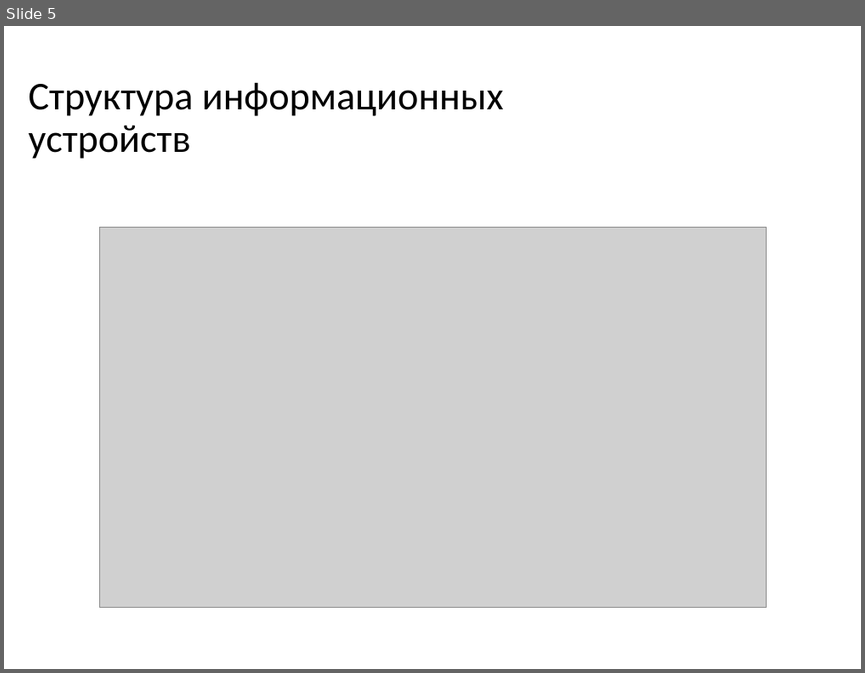
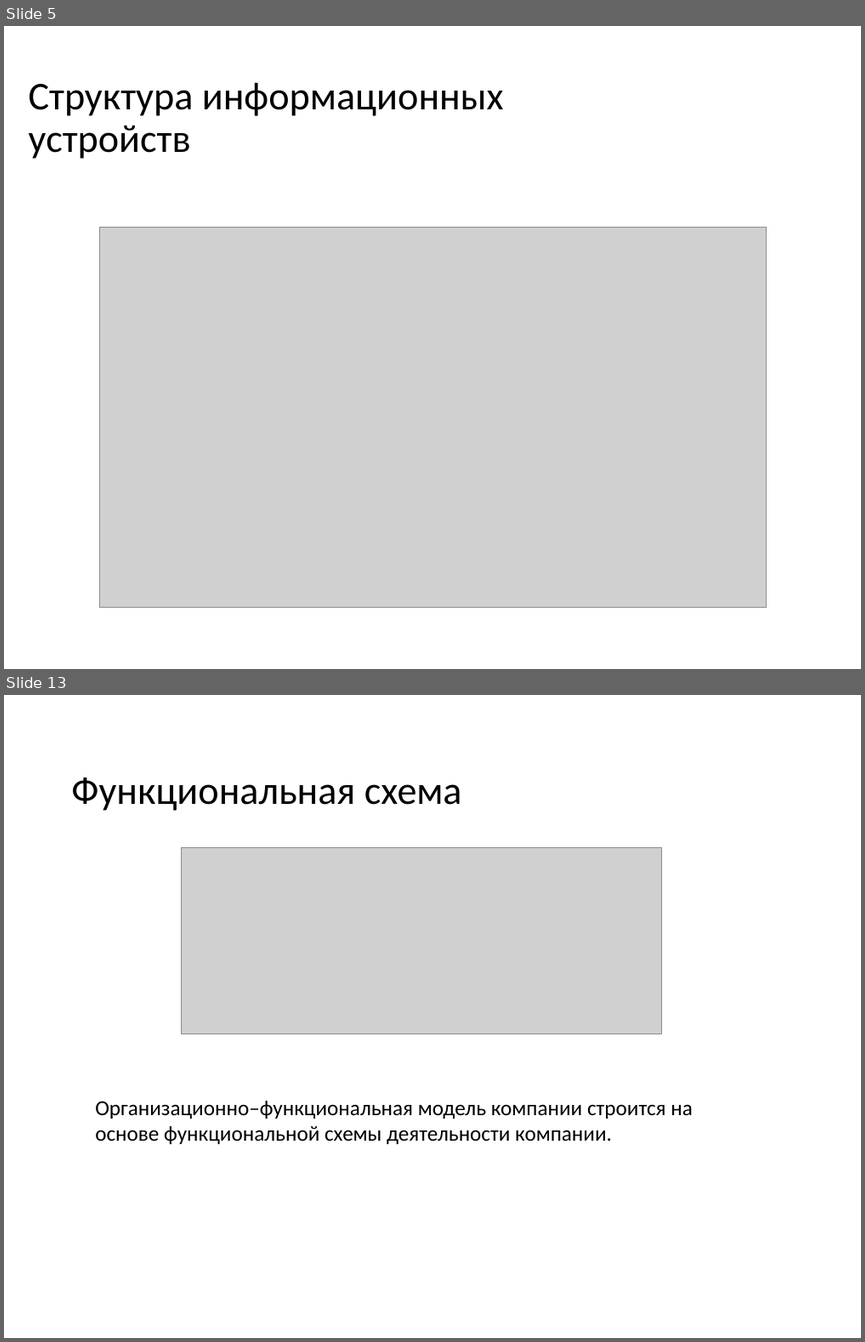
Before and after one commit to dimamatrusmat/domaxadlamena, a slide deck: Презентации/Обобщающая презентация.pptm. Shown one above the other, each under a label of ours: slide 5 before the commit, slides 5 and 13 after it; the slides between them are not shown. The pictures are 865x673 and 865x1342 pixels, drawn with LibreOffice and Linux fonts; fonts in the diff are those of the drawing; grey boxes stand for pictures. Boxes give left, top, right and bottom in pixels: in the first picture for what was removed or moved away, otherwise in the second. Text is boxed around its words. In the diff, an @@ line names an element or a change of style, - is before the commit and + after.

```diff
--- a/Презентации/Обобщающая презентация.pptm
+++ b/Презентации/Обобщающая презентация.pptm
@@ slide 13 added at [4, 695, 861, 1338], background #FFFFFF @@
@@ title added at [71, 777, 462, 811], 33 pt, text #000000 @@
+Функциональная схема
@@ picture added at [182, 847, 661, 1033] @@
@@ text added at [95, 1100, 692, 1144], 18 pt, text #000000 @@
+Организационно–функциональная модель компании строится на основе функциональной схемы деятельности компании.
```
Also in this commit, not shown: 4 slides changed, 13 other slides added, 20 slides removed, 2 other files.
